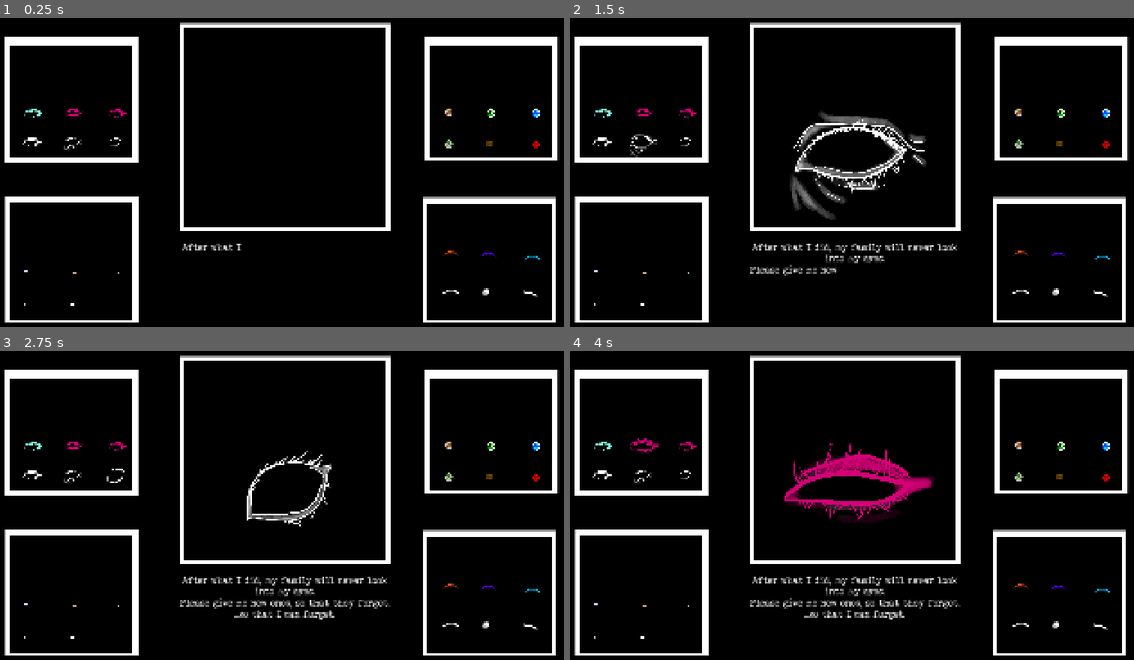
Above: before the commit, frames 1-4 (two rows, left to right).
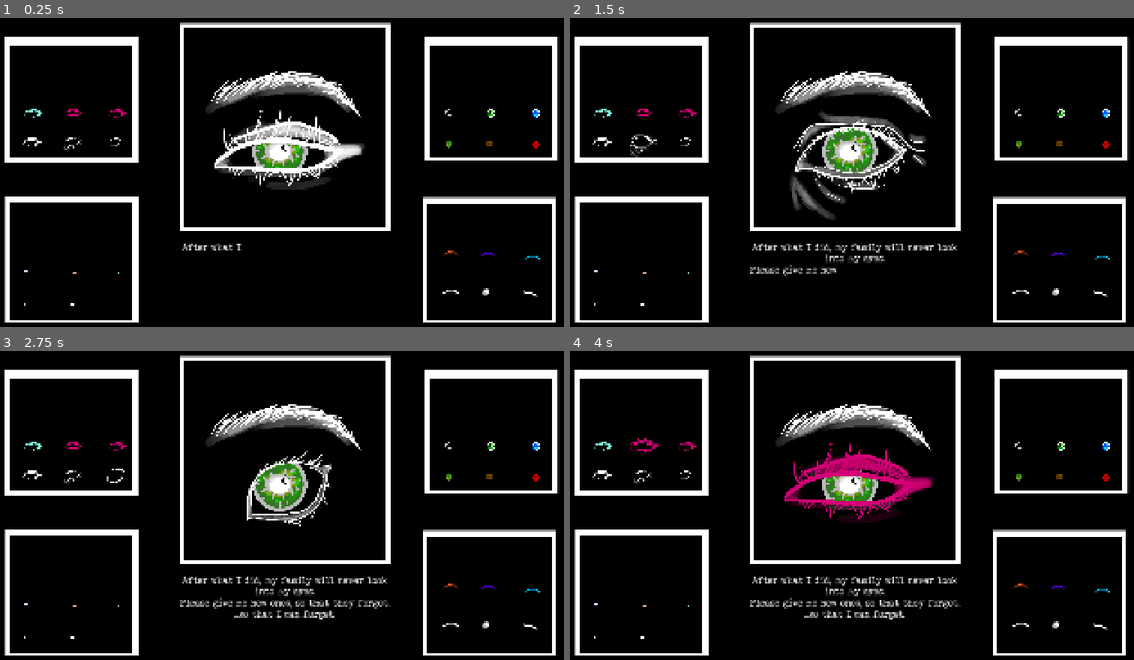
Above: after the commit, the same moments.

Repository: MarkusSecundus/Gamestudies-Experiment
Game: Godot game, scene res://scenes/MainScene.tscn
Same seed, same stepped clock (60 frames per second), same inputs: the game is played once before the commit and once after it. Sound files missing from this copy of the repository are replaced by a short silence.
Inputs (mouse positions are in pixels of both pictures, inside the frame that each line leads up to):
- Up to frame 1 (0.25 s): no input
- Up to frame 2 (1.5 s): click (603, 138) at 0.5 s; click (643, 138) at 1.25 s
- Up to frame 3 (2.75 s): click (112, 471) at 2 s
- Up to frame 4 (4 s): click (603, 443) at 2.75 s; click (643, 443) at 3.5 s

The runs differ from the first frame. In frame 1, 5.0% of the frame differs, in the area x 36-81%, y 17-56%; in frame 2, 2.8%; in frame 3, 2.8%; in frame 4, 2.4%.

Commit message:
iris lineart fix

Diff:
--- a/scenes/MainScene.tscn
+++ b/scenes/MainScene.tscn
@@ -1,13 +1,13 @@
-[gd_scene load_steps=39 format=3 uid="uid://dfb3nyvrfv6a7"]
+[gd_scene load_steps=40 format=3 uid="uid://dfb3nyvrfv6a7"]
 
 [ext_resource type="Texture2D" uid="uid://diws50xhrfn00" path="res://art/OLD/Tiger_shop.png" id="1_1wiy7"]
 [ext_resource type="Script" uid="uid://6tyv7v1ulak" path="res://scripts/GameManager.gd" id="1_u55b3"]
 [ext_resource type="Script" uid="uid://cwvtbrr7ojsuu" path="res://scripts/BigEye.gd" id="2_1wiy7"]
 [ext_resource type="Texture2D" uid="uid://c30felno5aoxi" path="res://art/eyebrows/eyebrows_1.png" id="2_cfq0f"]
-[ext_resource type="Texture2D" uid="uid://gb02phqwi3u7" path="res://art/irises/iris_green_new.png" id="3_pjux3"]
 [ext_resource type="Script" uid="uid://drwi8itr31skv" path="res://scripts/EyePartButton.gd" id="3_ygjfp"]
 [ext_resource type="Texture2D" uid="uid://ci0je63rsgf6k" path="res://art/eyes/eyes_elegant.png" id="4_o3jky"]
 [ext_resource type="Texture2D" uid="uid://dirlrh8gxhvwm" path="res://art/pupils/pupil_normal.png" id="5_kp0ql"]
+[ext_resource type="Texture2D" uid="uid://seqgy7i5i0t" path="res://art/irises/iris_blank.png" id="5_u55b3"]
 [ext_resource type="Texture2D" uid="uid://s8ngnmoa0pq0" path="res://art/eyes/eye2.png" id="8_0ehpd"]
 [ext_resource type="Texture2D" uid="uid://cpbu7jpfm6s5g" path="res://art/eyebrows/eyebrow2.png" id="8_o3jky"]
 [ext_resource type="Texture2D" uid="uid://d1ycnltaajkgj" path="res://art/eyes/eye3.png" id="9_8wjpf"]
@@ -20,6 +20,7 @@
 [ext_resource type="Texture2D" uid="uid://dq06sr4nb1gqa" path="res://art/eyebrows/eyebrow6.png" id="12_xnxdc"]
 [ext_resource type="Texture2D" uid="uid://nuskljiavvwo" path="res://art/irises/iris2.png" id="13_1ns3k"]
 [ext_resource type="Texture2D" uid="uid://cs0aaulk7d32e" path="res://art/pupils/pupil2.png" id="13_mkg2b"]
+[ext_resource type="Texture2D" uid="uid://dtcr1w0xsts4a" path="res://art/irises/iris_green.png" id="13_u55b3"]
 [ext_resource type="Texture2D" uid="uid://bhfb5a0bj1cy4" path="res://art/pupils/pupil3.png" id="14_1ns3k"]
 [ext_resource type="Texture2D" uid="uid://cvrbvl5j0n6ev" path="res://art/irises/iris3.png" id="14_a7pbh"]
 [ext_resource type="Texture2D" uid="uid://1lv0jsd7727g" path="res://art/pupils/pupil4.png" id="15_a7pbh"]
@@ -90,25 +91,26 @@
 color_distance_interval = Vector2(300, 40)
 
 [node name="Eyebrow" type="Sprite2D" parent="BigEyeShowcase/BigEye"]
-visible = false
 position = Vector2(-12.533447, 2.4665222)
 scale = Vector2(0.49291644, 0.49291644)
 texture = ExtResource("2_cfq0f")
 
 [node name="Iris" type="Sprite2D" parent="BigEyeShowcase/BigEye"]
-visible = false
 position = Vector2(-12.533447, 2.4665222)
 scale = Vector2(0.49291644, 0.49291644)
-texture = ExtResource("3_pjux3")
+texture = ExtResource("13_u55b3")
+
+[node name="IrisLineart" type="Sprite2D" parent="BigEyeShowcase/BigEye"]
+position = Vector2(-12.533447, 2.4665222)
+scale = Vector2(0.49291644, 0.49291644)
+texture = ExtResource("5_u55b3")
 
 [node name="Pupil" type="Sprite2D" parent="BigEyeShowcase/BigEye"]
-visible = false
 position = Vector2(-12.533447, 2.4665222)
 scale = Vector2(0.49291644, 0.49291644)
 texture = ExtResource("5_kp0ql")
 
 [node name="Eye" type="Sprite2D" parent="BigEyeShowcase/BigEye"]
-visible = false
 position = Vector2(-12.533447, 2.4665222)
 scale = Vector2(0.49291644, 0.49291644)
 texture = ExtResource("4_o3jky")
@@ -241,20 +243,22 @@
 mouse_filter = 2
 color = Color(0, 0, 0, 1)
 
-[node name="IrisGreen" type="TextureButton" parent="IrisColours" node_paths=PackedStringArray("target")]
+[node name="IrisGreen" type="TextureButton" parent="IrisColours" node_paths=PackedStringArray("target", "additional_targets")]
 layout_mode = 0
 offset_left = 20.0
 offset_top = 256.0
 offset_right = 107.0
 offset_bottom = 348.77972
 pivot_offset = Vector2(41.565, 57.28)
-texture_normal = ExtResource("3_pjux3")
+texture_normal = ExtResource("13_u55b3")
 ignore_texture_size = true
 stretch_mode = 0
 script = ExtResource("3_ygjfp")
 target = NodePath("../../BigEyeShowcase/BigEye/Iris")
-
-[node name="Iris2" type="TextureButton" parent="IrisColours" node_paths=PackedStringArray("target")]
+additional_targets = [NodePath("../../BigEyeShowcase/BigEye/IrisLineart")]
+additional_textures = Array[Texture2D]([ExtResource("5_u55b3")])
+
+[node name="Iris2" type="TextureButton" parent="IrisColours" node_paths=PackedStringArray("target", "additional_targets")]
 layout_mode = 0
 offset_left = 150.0
 offset_top = 255.0
@@ -266,8 +270,10 @@
 stretch_mode = 0
 script = ExtResource("3_ygjfp")
 target = NodePath("../../BigEyeShowcase/BigEye/Iris")
-
-[node name="Iris3" type="TextureButton" parent="IrisColours" node_paths=PackedStringArray("target")]
+additional_targets = [NodePath("../../BigEyeShowcase/BigEye/IrisLineart")]
+additional_textures = Array[Texture2D]([ExtResource("5_u55b3")])
+
+[node name="Iris3" type="TextureButton" parent="IrisColours" node_paths=PackedStringArray("target", "additional_targets")]
 layout_mode = 0
 offset_left = 299.0
 offset_top = 257.0
@@ -279,8 +285,10 @@
 stretch_mode = 0
 script = ExtResource("3_ygjfp")
 target = NodePath("../../BigEyeShowcase/BigEye/Iris")
-
-[node name="Iris4" type="TextureButton" parent="IrisColours" node_paths=PackedStringArray("target")]
+additional_targets = [NodePath("../../BigEyeShowcase/BigEye/IrisLineart")]
+additional_textures = Array[Texture2D]([ExtResource("5_u55b3")])
+
+[node name="Iris4" type="TextureButton" parent="IrisColours" node_paths=PackedStringArray("target", "additional_targets")]
 layout_mode = 0
 offset_left = 20.0
 offset_top = 154.0
@@ -292,8 +300,10 @@
 stretch_mode = 0
 script = ExtResource("3_ygjfp")
 target = NodePath("../../BigEyeShowcase/BigEye/Iris")
-
-[node name="Iris5" type="TextureButton" parent="IrisColours" node_paths=PackedStringArray("target")]
+additional_targets = [NodePath("../../BigEyeShowcase/BigEye/IrisLineart")]
+additional_textures = Array[Texture2D]([ExtResource("5_u55b3")])
+
+[node name="Iris5" type="TextureButton" parent="IrisColours" node_paths=PackedStringArray("target", "additional_targets")]
 layout_mode = 0
 offset_left = 154.0
 offset_top = 157.0
@@ -305,8 +315,10 @@
 stretch_mode = 0
 script = ExtResource("3_ygjfp")
 target = NodePath("../../BigEyeShowcase/BigEye/Iris")
-
-[node name="Iris6" type="TextureButton" parent="IrisColours" node_paths=PackedStringArray("target")]
+additional_targets = [NodePath("../../BigEyeShowcase/BigEye/IrisLineart")]
+additional_textures = Array[Texture2D]([ExtResource("5_u55b3")])
+
+[node name="Iris6" type="TextureButton" parent="IrisColours" node_paths=PackedStringArray("target", "additional_targets")]
 layout_mode = 0
 offset_left = 298.0
 offset_top = 158.0
@@ -318,6 +330,8 @@
 stretch_mode = 0
 script = ExtResource("3_ygjfp")
 target = NodePath("../../BigEyeShowcase/BigEye/Iris")
+additional_targets = [NodePath("../../BigEyeShowcase/BigEye/IrisLineart")]
+additional_textures = Array[Texture2D]([ExtResource("5_u55b3")])
 
 [node name="PupilShapes" type="Control" parent="."]
 layout_mode = 1
--- a/scripts/EyePartButton.gd
+++ b/scripts/EyePartButton.gd
@@ -4,13 +4,21 @@
 @export var target: Sprite2D
 @export var hover_scale : float = 1.6
 
+@export var additional_targets: Array[Sprite2D]
+@export var additional_textures: Array[Texture2D]
+
 func _on_pressed() -> void:
 	var to_set := self.texture_normal
 	if target.texture == to_set:
-		target.visible = not target.visible
+		var new_visibility = not target.visible
+		target.visible = new_visibility
+		for t in additional_targets: t.visible = new_visibility
 	else:
 		target.visible = true
 		target.texture = to_set
+		for i in additional_targets.size():
+			additional_targets[i].visible = true
+			additional_targets[i].texture = additional_textures[i]
 
 
 
Not shown, added: art/eyes/placeholder2.png.import
Not shown, added: art/eyes/placeholder3.png.import
Binary file changed: art/irises/iris4.png
Not shown, added: art/irises/iris_blank.png.import
Not shown, added: art/irises/iris_green.png.import
